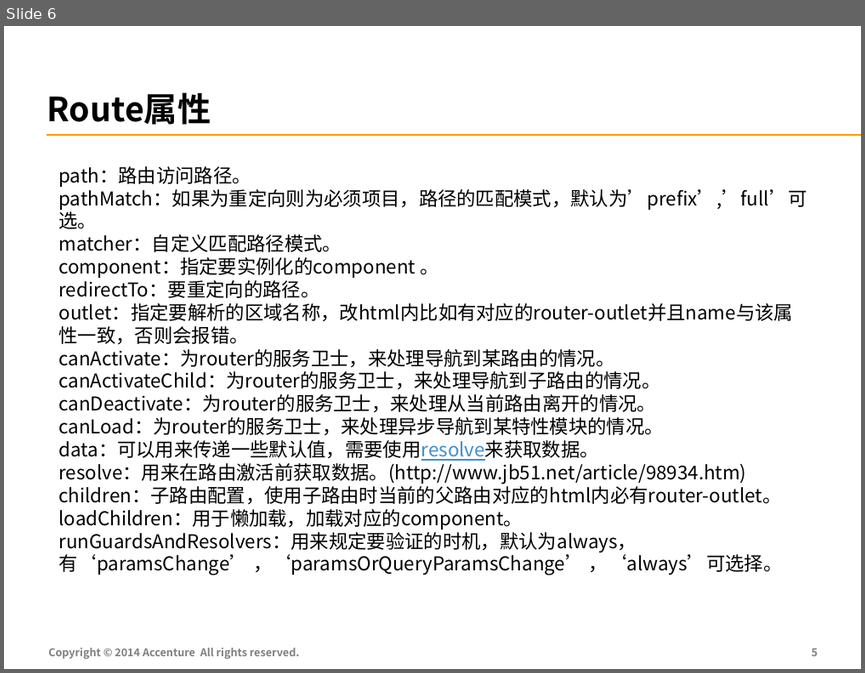
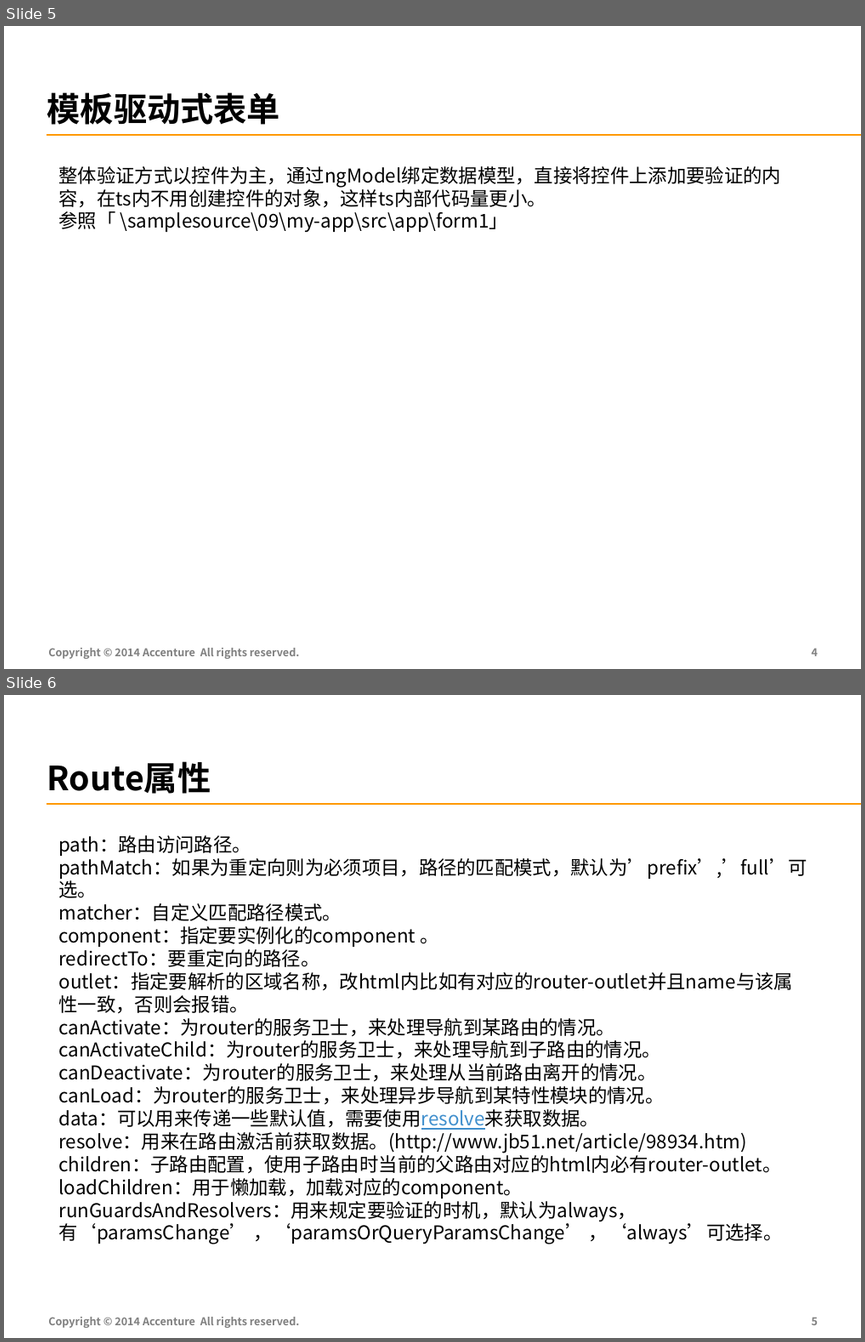
Before and after one commit to FS-Angular-Interest-Group/AngularTraining, a slide deck: PPT/09-Accenture-FS-Angular-Form.pptx. Shown one above the other, each under a label of ours: slide 6 before the commit, slides 5 and 6 after it. The pictures are 865x673 and 865x1342 pixels, drawn with LibreOffice and Linux fonts; fonts in the diff are those of the drawing. Boxes give left, top, right and bottom in pixels: in the first picture for what was removed or moved away, otherwise in the second. Text is boxed around its words. In the diff, an @@ line names an element or a change of style, - is before the commit and + after.

```diff
--- a/PPT/09-Accenture-FS-Angular-Form.pptx
+++ b/PPT/09-Accenture-FS-Angular-Form.pptx
@@ slide 5 added at [4, 26, 861, 669], background #FFFFFF; not listed: 1 template element that a slide beside it also shows @@
@@ title added at [47, 92, 280, 125], 28 pt, text #000000, bold @@
+模板驱动式表单
@@ text added at [58, 166, 781, 233], 16 pt, text #000000 @@
+整体验证方式以控件为主，通过ngModel绑定数据模型，直接将控件上添加要验证的内容，在ts内不用创建控件的对象，这样ts内部代码量更小。
+参照「 \samplesource\09\my-app\src\app\form1」
@@ text added at [48, 647, 300, 658], 9 pt, text #7F7F7F, bold @@
+Copyright © 2014 Accenture All rights reserved.
@@ page number added at [812, 647, 817, 656], 9 pt, text #7F7F7F, bold @@
+4
```
Also in this commit, not shown: 3 slides changed, 1 slide removed.
